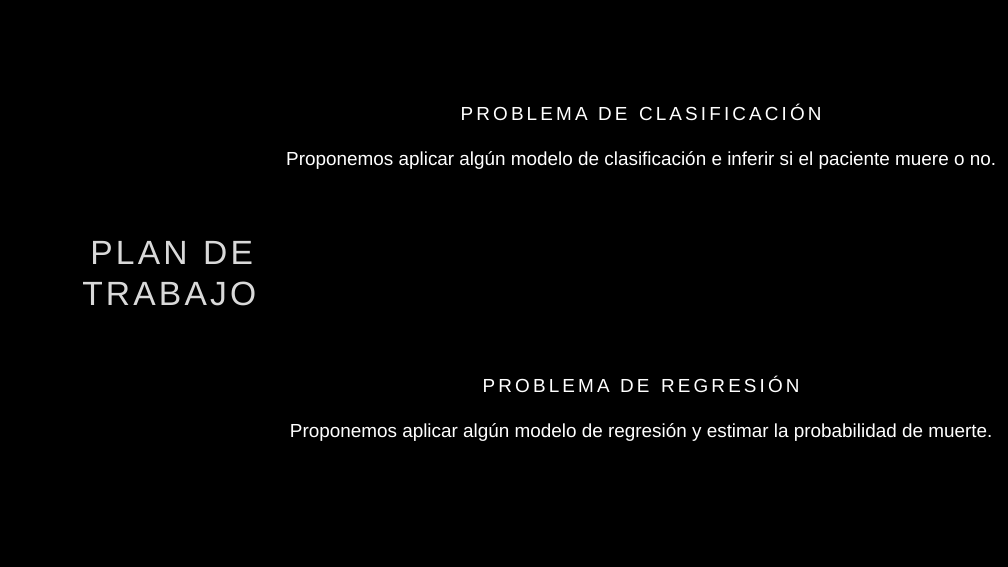
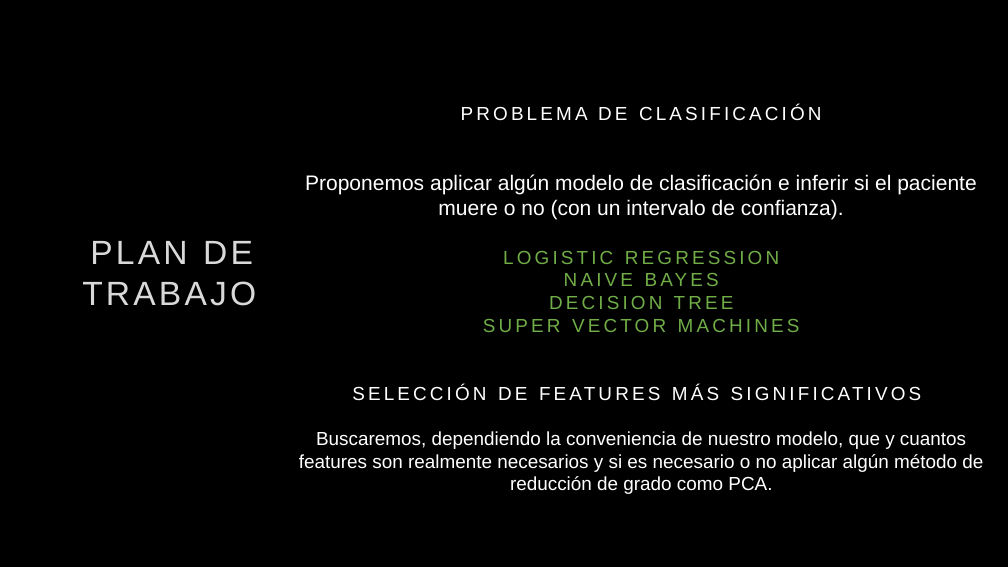
Before and after one commit to JaviCeRodriguez/Heart-Failure-ML, a slide deck: slide 6 of docs/Presentacion_Heart_Failure.pptx. Drawn at 1008x567 pixels with LibreOffice and Linux fonts; fonts in the diff are those of the drawing; background and template pictures are left out. Boxes give left, top, right and bottom in pixels: in the first picture for what was removed or moved away, otherwise in the second. Text is boxed around its words. In the diff, an @@ line names an element or a change of style, - is before the commit and + after.

```diff
--- a/docs/Presentacion_Heart_Failure.pptx
+++ b/docs/Presentacion_Heart_Failure.pptx
@@ text at (x1=299, y1=174, x2=983, y2=494): text changed @@
-Proponemos aplicar algún modelo de clasificación e inferir si el paciente muere o no.
-PROBLEMA DE REGRESIÓN
-Proponemos aplicar algún modelo de regresión y estimar la probabilidad de muerte.
+Proponemos aplicar algún modelo de clasificación e inferir si el paciente muere o no (con un intervalo de confianza).
+LOGISTIC REGRESSION
+NAIVE BAYES
+DECISION TREE
+SUPER VECTOR MACHINES
+SELECCIÓN DE FEATURES MÁS SIGNIFICATIVOS
+Buscaremos, dependiendo la conveniencia de nuestro modelo, que y cuantos features son realmente necesarios y si es necesario o no aplicar algún método de reducción de grado como PCA.
```
Also in this commit, not shown: 3 other slides changed, 1 other file.
